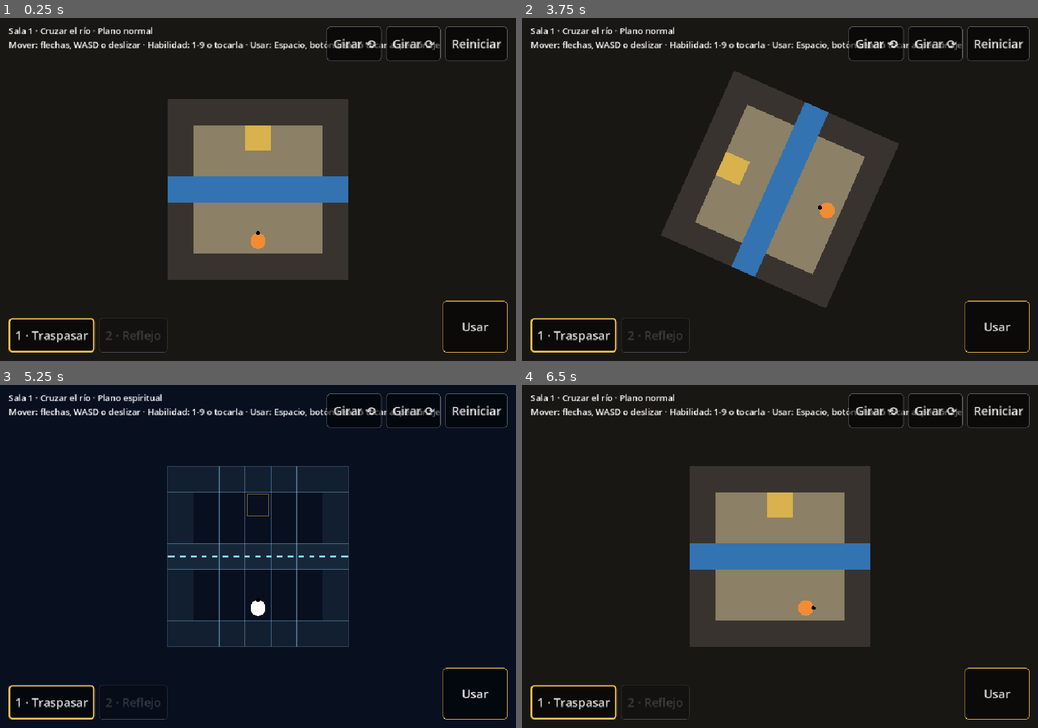
Above: before the commit, frames 1-4 (two rows, left to right).
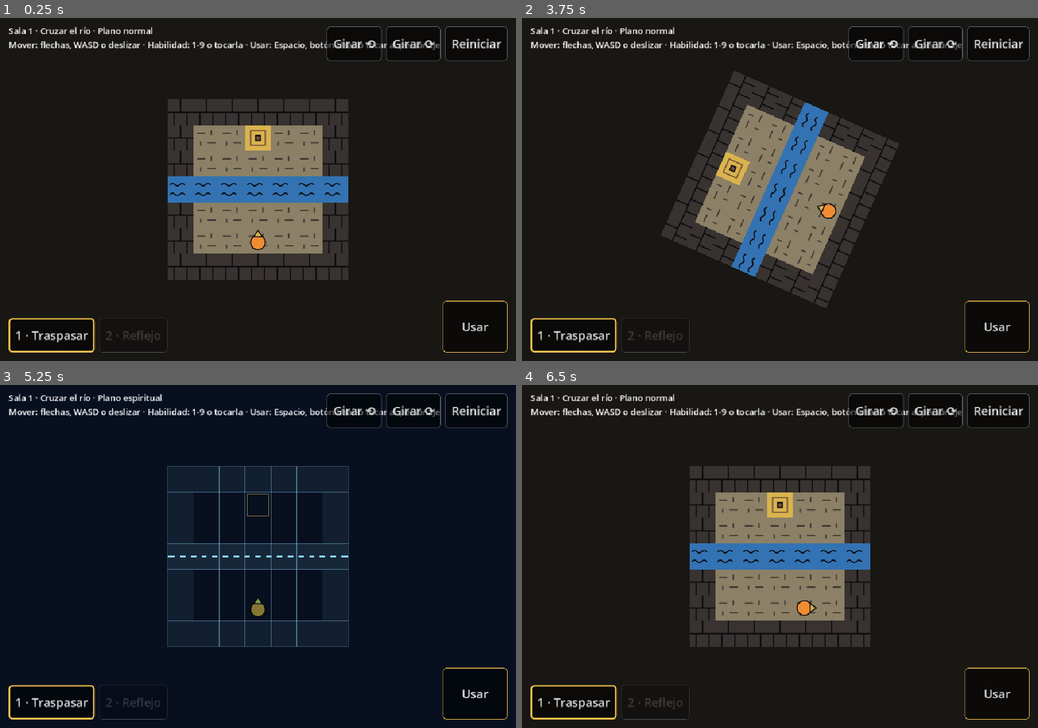
Above: after the commit, the same moments.

Repository: AngeloCS19/Juego
Game: Godot game, scene res://main.tscn
Two runs of this game, one before a commit and one after it. Both use one fixed random seed, a clock stepped at 60 frames per second and the inputs below.
Inputs (mouse positions are in pixels of both pictures, inside the frame that each line leads up to):
- Up to frame 1 (0.25 s): no input
- Up to frame 2 (3.75 s): click "Reiniciar" at 0.5 s; click "Reiniciar" at 1.25 s; click "Reiniciar" at 2 s; click "1 · Traspasar" at 2.75 s; click "Girar ⟲" at 3.5 s
- Up to frame 3 (5.25 s): click "Girar ⟳" at 4.25 s; click "Usar" at 5 s
- Up to frame 4 (6.5 s): tap Enter at 5.75 s; move the mouse to (893, 539) at 5.77 s; hold Right from 5.78 s (still down); tap 1 at 5.85 s; click (893, 539) at 5.92 s; tap Space at 6.02 s

The runs differ from the first frame. In frame 1, 1.8% of the frame differs, in the area x 32-68%, y 23-77%; in frame 2, 1.7%; in frame 3, 0.1%; in frame 4, 1.8%.

Commit message:
Dibujar la sala con los sprites SVG
Co-Authored-By: Claude Sonnet 5.5 <noreply@anthropic.com>
Claude-Session: https://claude.ai/code/session_01RUN9DzpCWLUyQts42skcTs

Diff:
--- a/scripts/sala.gd
+++ b/scripts/sala.gd
@@ -13,18 +13,22 @@
 
 const TAM := 48.0  # píxeles por casilla
 
-# Colores provisionales: la paleta definitiva se decide cuando haya una base jugable.
-const COLOR_CASILLA := {
-	"#": Color(0.22, 0.2, 0.18),
-	".": Color(0.55, 0.5, 0.4),
-	"~": Color(0.2, 0.45, 0.7),
-	"=": Color(0.45, 0.32, 0.2),
-	"v": Color(0.04, 0.04, 0.06),
-	"E": Color(0.85, 0.7, 0.3),
+# Sprites SVG de res://assets/sprites/ (ver docs/sprites.md).
+const TEX_CASILLA := {
+	"#": preload("res://assets/sprites/muro.svg"),
+	".": preload("res://assets/sprites/piso.svg"),
+	"~": preload("res://assets/sprites/agua.svg"),
+	"=": preload("res://assets/sprites/puente.svg"),
+	"v": preload("res://assets/sprites/vacio.svg"),
+	"E": preload("res://assets/sprites/salida.svg"),
 }
-const COLOR_PIEDRA := Color(0.45, 0.7, 0.4)
-const COLOR_PIEDRA_FIJA := Color(0.2, 0.4, 0.2)
-const COLOR_JUGADOR := Color(0.95, 0.55, 0.2)
+const TEX_PIEDRA := preload("res://assets/sprites/piedra.svg")
+const TEX_PIEDRA_FIJA := preload("res://assets/sprites/piedra_fija.svg")
+const TEX_JUGADOR := preload("res://assets/sprites/jugador.svg")
+# shortcut: un solo anillo (reflexión); cuando haya más transformaciones, que cada una elija el suyo.
+const TEX_ANILLO_REFLEJO := preload("res://assets/sprites/anillo_reflejo.svg")
+# Solo para dibujar la salida fantasma del plano espiritual.
+const COLOR_SALIDA := Color(0.85, 0.7, 0.3)
 const CELESTE := Color(0.55, 0.85, 1.0)
 
 var datos: Dictionary
@@ -173,33 +177,29 @@
 			if espiritual:
 				_dibujar_casilla_espiritual(c)
 			else:
-				draw_rect(_rect(c), COLOR_CASILLA[celda(c)])
+				draw_texture_rect(TEX_CASILLA[celda(c)], _rect(c), false)
 	if espiritual:
 		transformacion.dibujar(self, TAM, tamano, CELESTE)
 	for p in piedras:
 		if espiritual:
-			draw_circle(_centro(p["pos"]), TAM * 0.35, Color(CELESTE, 0.2))
+			# Los objetos pasan a ser translúcidos y celestes: el mismo sprite, teñido.
+			var r_fantasma := Rect2(_centro(p["pos"]) - Vector2.ONE * TAM * 0.5, Vector2.ONE * TAM)
+			draw_texture_rect(TEX_PIEDRA_FIJA if p["fija"] else TEX_PIEDRA, r_fantasma, false, Color(CELESTE, 0.3))
 			if p["marcada"]:
-				draw_circle(_centro(transformacion.aplicar(p["pos"])), TAM * 0.4, Color(CELESTE, 0.85))
+				var r_imagen := Rect2(_centro(transformacion.aplicar(p["pos"])) - Vector2.ONE * TAM * 0.5, Vector2.ONE * TAM)
+				draw_texture_rect(TEX_PIEDRA_FIJA if p["fija"] else TEX_PIEDRA, r_imagen, false, Color(CELESTE, 0.85))
 			continue
-		if p["fija"]:
-			_dibujar_piedra_fija(p["pos"])
-		else:
-			draw_circle(_centro(p["pos"]), TAM * (0.45 if p["flota"] else 0.38), COLOR_PIEDRA)
+		var escala := 1.18 if p["flota"] else 1.0  # una piedra en el agua se ve un poco más grande
+		var lado := TAM * escala
+		var r := Rect2(_centro(p["pos"]) - Vector2.ONE * lado * 0.5, Vector2.ONE * lado)
+		draw_texture_rect(TEX_PIEDRA_FIJA if p["fija"] else TEX_PIEDRA, r, false)
 		if p["marcada"]:
-			draw_circle(_centro(p["pos"]), TAM * 0.47, CELESTE, false, 3.0)
-	var color_jugador := Color.WHITE if espiritual else COLOR_JUGADOR
-	draw_circle(_centro(jugador), TAM * 0.3, color_jugador)
-	# Un punto hacia donde mira, para saber qué piedra apuntan las habilidades.
-	draw_circle(_centro(jugador) + Vector2(mirando) * TAM * 0.3, TAM * 0.08, Color.BLACK)
-
-
-## Las piedras fijas son bloques cuadrados con raíces, para que no se confundan con las que se empujan.
-func _dibujar_piedra_fija(c: Vector2i) -> void:
-	var centro := _centro(c)
-	for esquina in [Vector2(-1, -1), Vector2(1, -1), Vector2(-1, 1), Vector2(1, 1)]:
-		draw_line(centro, centro + esquina * TAM * 0.46, COLOR_PIEDRA_FIJA, 3.0)
-	draw_rect(Rect2(centro - Vector2.ONE * TAM * 0.3, Vector2.ONE * TAM * 0.6), COLOR_PIEDRA_FIJA)
+			draw_texture_rect(TEX_ANILLO_REFLEJO, r, false)
+	# El sprite del jugador apunta hacia arriba: se gira hacia donde mira.
+	draw_set_transform(_centro(jugador), Vector2(mirando).angle() + PI / 2)
+	var lado_j := TAM * 0.9
+	draw_texture_rect(TEX_JUGADOR, Rect2(-Vector2.ONE * lado_j * 0.5, Vector2.ONE * lado_j), false, Color.WHITE if not espiritual else Color(CELESTE, 1.0))
+	draw_set_transform(Vector2.ZERO)
 
 
 ## En el plano espiritual el piso se desvanece y solo queda la cuadrícula.
@@ -211,6 +211,6 @@
 		"~":
 			draw_rect(r, Color(CELESTE, 0.12))
 		"E":
-			draw_rect(r.grow(-4), Color(COLOR_CASILLA["E"], 0.6), false, 2.0)
+			draw_rect(r.grow(-4), Color(COLOR_SALIDA, 0.6), false, 2.0)
 	if celda(c) != "v":
 		draw_rect(r, Color(CELESTE, 0.25), false, 1.0)
Not shown, changed: docs/sprites.md
